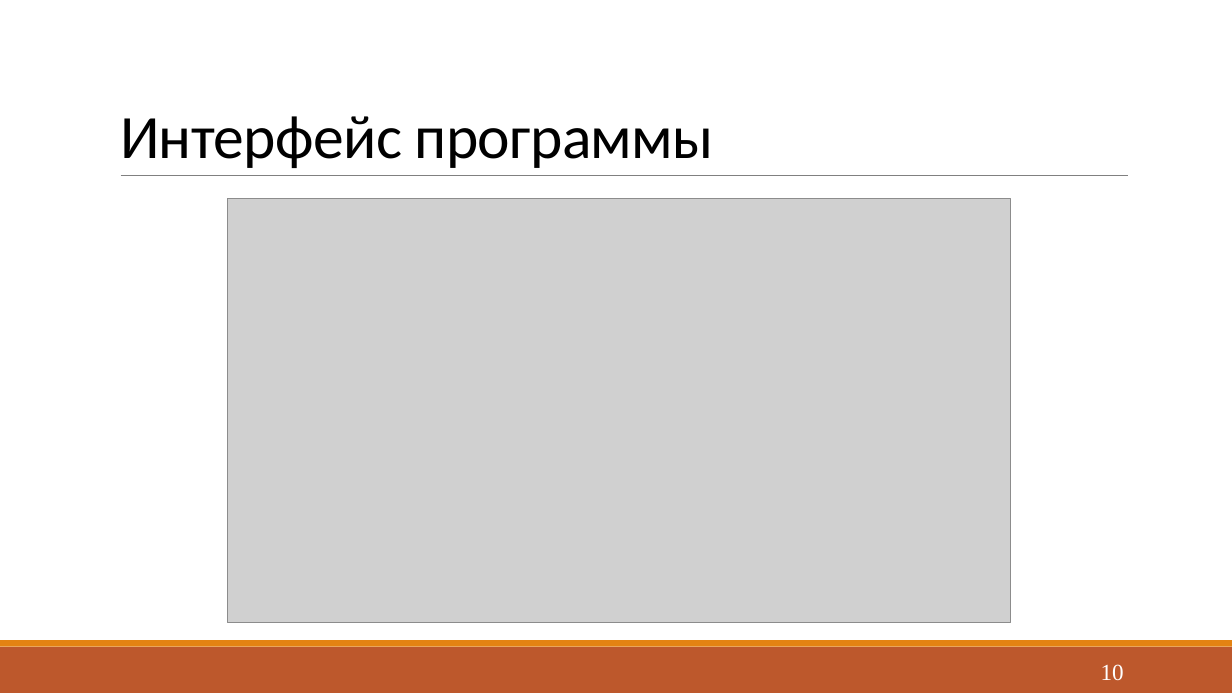
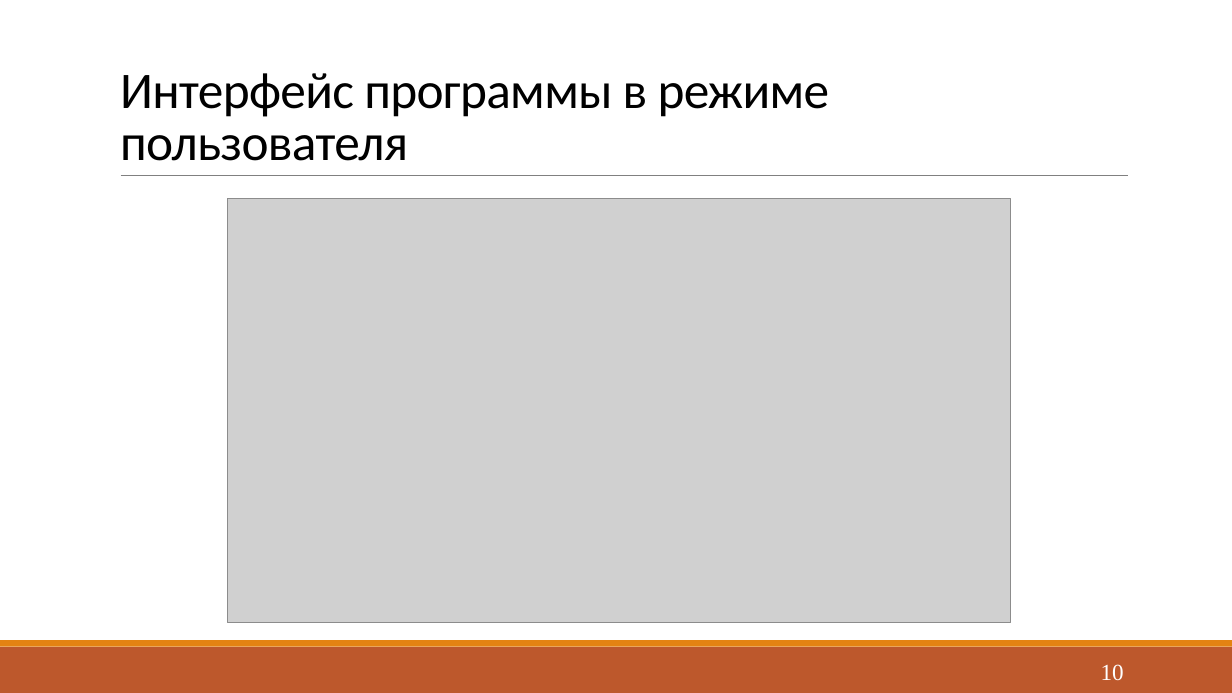
Before and after one commit to Yokud/DBCourseWork, a slide deck: slide 10 of docs/Presentation.pptx. Drawn at 1232x693 pixels with LibreOffice and Linux fonts; fonts in the diff are those of the drawing; grey boxes stand for pictures. Boxes give left, top, right and bottom in pixels: in the first picture for what was removed or moved away, otherwise in the second. Text is boxed around its words. In the diff, an @@ line names an element or a change of style, - is before the commit and + after.

```diff
--- a/docs/Presentation.pptx
+++ b/docs/Presentation.pptx
@@ title at (x1=120, y1=73, x2=830, y2=161): text changed; size 48 to 40 pt @@
-Интерфейс программы
+Интерфейс программы в режиме пользователя
```
Also in this commit, not shown: 10 other slides changed, 4 other files.
